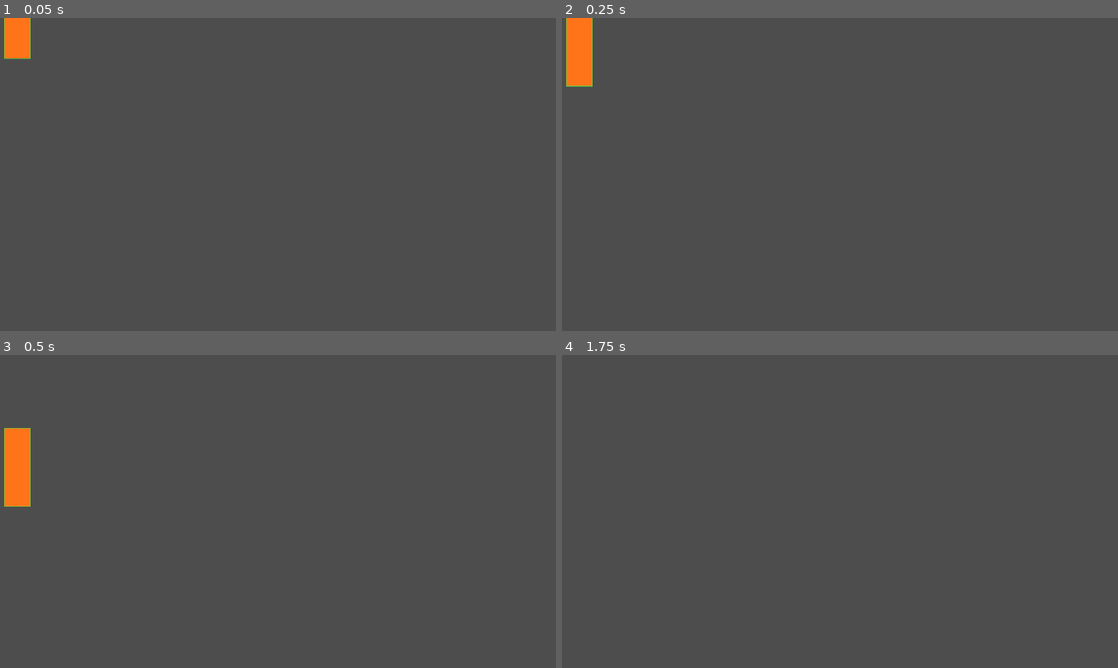
Above: before the commit, frames 1-4 (two rows, left to right).
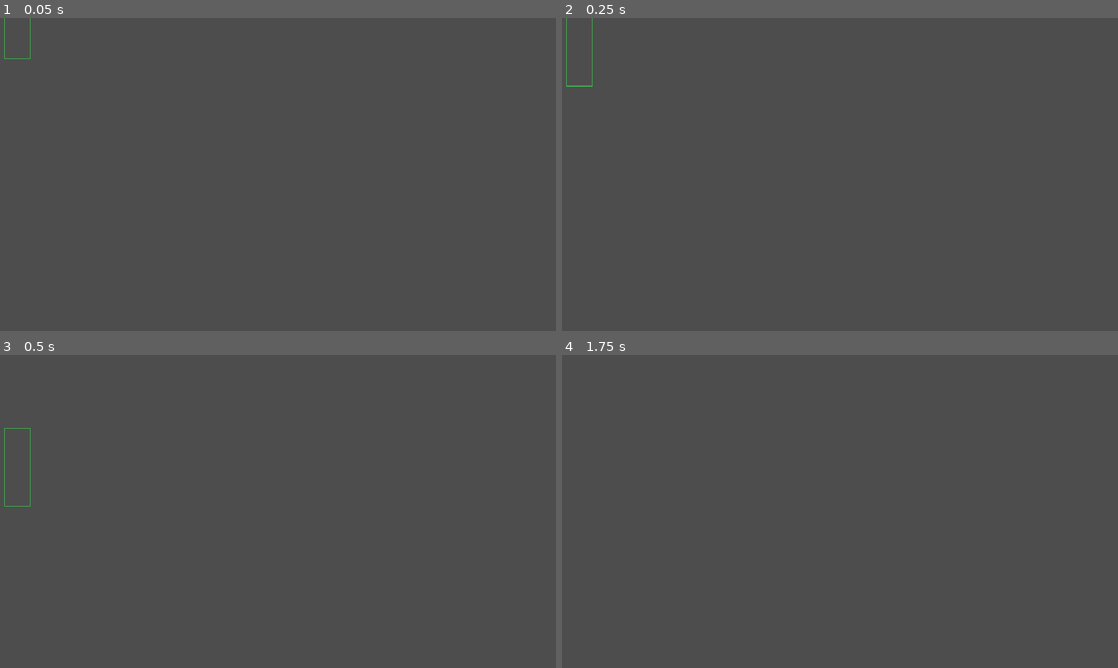
Above: after the commit, the same moments.

Repository: bthoreau88/these-handz
Game: Godot game, scene res://scenes/fighters/SolTigre.tscn
The game is run twice, just before and just after one commit, with the same random seed, the same clock (stepped at 60 frames per second) and the same inputs. This scene is started directly instead of the project's main scene.
Inputs (mouse positions are in pixels of both pictures, inside the frame that each line leads up to):
- Up to frame 1 (0.05 s): no input
- Up to frame 2 (0.25 s): no input
- Up to frame 3 (0.5 s): no input
- Up to frame 4 (1.75 s): tap Enter at 0.5 s; move the mouse to (962, 495) at 0.52 s; hold D 0.53-1.25 s; tap Z at 0.6 s; click (962, 495) at 0.67 s; tap Space at 1.25 s; drag from (728, 527) to (812, 574) at 1.27 s

The runs differ from the first frame. In frame 1, 0.6% of the frame differs, in the area x 0-6%, y 0-13%; in frame 2, 1.0%; in frame 3, 1.2%, in the area x 0-6%, y 23-49%; in frame 4, nothing differs.
Error after the commit: Parse Error: The function signature doesn't match the parent. Parent signature is "_set(StringName, Variant) -> bool". (res://scripts/visual/FighterVisual.gd:1…

Commit message:
Animation layer: puppet-rigged Sol Tigre + art-direction doc
Proves the chosen "puppet-rigged HD anime" pipeline end to end.
scripts/visual/FighterVisual.gd builds a jointed placeholder puppet
(Polygon2D limbs) at runtime and poses it every frame off the fighter's
FightState: idle bob, walk stride, punch wind-up/thrust/recover synced to
attack phase, block/parry guards, KO topple. Reads the parent only through
new public getters (get_attack_name/get_attack_phase) so sim and visuals
stay decoupled. Sol Tigre's scene now uses it in place of the flat
rectangle (vertical slice; other 7 keep placeholders until the pipeline
is cloned). ART_DIRECTION.md documents this path plus the pixel-art,
3D-cel, and 3D-render-to-2D alternatives and how each wires into the
existing FightState + frame data.

Co-Authored-By: Claude Fable 5 <noreply@anthropic.com>
Claude-Session: https://claude.ai/code/session_01L3nrc6yE1QTsUbT3ZWpJao

Diff:
--- a/scenes/fighters/SolTigre.tscn
+++ b/scenes/fighters/SolTigre.tscn
@@ -1,6 +1,7 @@
-[gd_scene load_steps=3 format=3]
+[gd_scene load_steps=4 format=3]
 
 [ext_resource type="Script" path="res://scripts/characters/SolTigre.gd" id="1_fighter"]
+[ext_resource type="Script" path="res://scripts/visual/FighterVisual.gd" id="2_visual"]
 
 [sub_resource type="RectangleShape2D" id="body_shape"]
 size = Vector2(60, 180)
@@ -11,9 +12,5 @@
 [node name="CollisionShape2D" type="CollisionShape2D" parent="."]
 shape = SubResource("body_shape")
 
-[node name="Placeholder" type="ColorRect" parent="."]
-offset_left = -30.0
-offset_top = -90.0
-offset_right = 30.0
-offset_bottom = 90.0
-color = Color(1, 0.45, 0.1, 1)
+[node name="FighterVisual" type="Node2D" parent="."]
+script = ExtResource("2_visual")
--- a/scripts/characters/CharacterBase.gd
+++ b/scripts/characters/CharacterBase.gd
@@ -180,6 +180,17 @@
 	return state == FightState.IDLE
 
 
+# --- Read-outs for the visual layer (FighterVisual.gd) -----------------------
+# The animation puppet reads these so it can pose to the current move without
+# reaching into private state (keeps the sim and the visuals decoupled).
+func get_attack_name() -> String:
+	return _attack_name
+
+
+func get_attack_phase() -> String:
+	return _attack_phase
+
+
 func _handle_swipe(dir: String) -> void:
 	var forward := "right" if facing == 1 else "left"
 	if dir == forward:
--- /dev/null
+++ b/scripts/visual/FighterVisual.gd
@@ -0,0 +1,196 @@
+# =============================================================================
+# FighterVisual.gd — a placeholder ANIMATION PUPPET for one fighter.
+#
+# This is the vertical-slice proof of the "puppet-rigged HD anime" pipeline
+# (see ART_DIRECTION.md). It builds a crude jointed figure out of Polygon2D
+# limbs at runtime and poses those limbs every frame based on the fighter's
+# FightState — so the fighter bobs when idle, strides when walking, winds up
+# and throws a punch on attacks, guards when blocking, and topples on KO.
+#
+# WHY THIS MATTERS: nothing here is the real art. It's the RIG. When you draw
+# Sol Tigre's body parts in Krita and export them as PNGs, you swap each
+# Polygon2D for a Sprite2D of the matching part and keep this exact posing
+# code — the joints, timing, and state hookup are already done. The gray
+# rectangle is gone; a moving skeleton stands in its place, waiting for skin.
+#
+# Godot notes:
+#  - Polygon2D is a Node2D, so it has position/rotation; rotating it spins its
+#    shape about its own origin. We place each limb's origin AT its joint
+#    (shoulder, hip) and draw the limb hanging down from there, so rotating the
+#    node swings the limb naturally.
+#  - Children draw in order, so back limbs are added first (behind the torso)
+#    and front limbs last (in front) — cheap depth.
+#  - We read the parent through the public CharacterBase API only (Rule 2 in
+#    spirit): state, facing, velocity, get_attack_phase(). No private pokes.
+# =============================================================================
+class_name FighterVisual
+extends Node2D
+
+# Joint anchor points in local space (origin = fighter center; +y is down,
+# body is ~180 tall so top ≈ -90, feet ≈ +90).
+const HIP_Y := 30.0
+const SHOULDER_Y := -32.0
+
+# Body palette — overridable per fighter later. Defaults to Sol Tigre orange.
+@export var limb_color: Color = Color(0.85, 0.38, 0.08)
+@export var body_color: Color = Color(1.0, 0.45, 0.10)
+@export var head_color: Color = Color(1.0, 0.72, 0.45)
+
+var _fighter: CharacterBase
+var _front_arm: Polygon2D
+var _back_arm: Polygon2D
+var _front_leg: Polygon2D
+var _back_leg: Polygon2D
+var _torso: Polygon2D
+var _head: Polygon2D
+var _time: float = 0.0
+
+
+func _ready() -> void:
+	var parent := get_parent()
+	if parent is CharacterBase:
+		_fighter = parent
+
+	# Back limbs first (drawn behind the torso), then torso/head, then front.
+	_back_arm = _make_limb(Vector2(-8.0, SHOULDER_Y), _rect(10.0, 48.0), limb_color.darkened(0.25))
+	_back_leg = _make_limb(Vector2(-5.0, HIP_Y), _rect(12.0, 60.0), limb_color.darkened(0.25))
+	_torso = _make_limb(Vector2(0.0, HIP_Y), _torso_points(), body_color)
+	_head = _make_limb(Vector2(0.0, SHOULDER_Y - 6.0), _head_points(), head_color)
+	_front_leg = _make_limb(Vector2(5.0, HIP_Y), _rect(13.0, 62.0), limb_color)
+	_front_arm = _make_limb(Vector2(9.0, SHOULDER_Y), _rect(11.0, 50.0), limb_color)
+
+
+func _process(delta: float) -> void:
+	_time += delta
+	if _fighter == null:
+		return
+
+	# Mirror the whole puppet to face the opponent.
+	scale.x = 1.0 if _fighter.facing >= 0 else -1.0
+
+	match _fighter.state:
+		CharacterBase.FightState.KO:
+			_pose_ko(delta)
+		CharacterBase.FightState.ATTACKING:
+			_pose_attack(delta)
+		CharacterBase.FightState.BLOCKING:
+			_pose_block(delta)
+		CharacterBase.FightState.PARRYING:
+			_pose_parry(delta)
+		CharacterBase.FightState.HITSTUN:
+			_pose_hitstun(delta)
+		_:
+			if absf(_fighter.velocity.x) > 20.0:
+				_pose_walk(delta)
+			else:
+				_pose_idle(delta)
+
+
+# --- Poses ------------------------------------------------------------------
+func _pose_idle(delta: float) -> void:
+	rotation = _approach(rotation, 0.0, delta, 12.0)
+	position.y = sin(_time * 3.0) * 2.0
+	var sway := sin(_time * 3.0) * 4.0
+	_set(_front_arm, 6.0 + sway, delta)
+	_set(_back_arm, -6.0 - sway, delta)
+	_set(_front_leg, 0.0, delta)
+	_set(_back_leg, 0.0, delta)
+	_set(_torso, 0.0, delta)
+
+
+func _pose_walk(delta: float) -> void:
+	rotation = _approach(rotation, 0.0, delta, 12.0)
+	position.y = absf(sin(_time * 10.0)) * -3.0
+	var swing := sin(_time * 10.0) * 28.0
+	_set(_front_leg, swing, delta, 20.0)
+	_set(_back_leg, -swing, delta, 20.0)
+	_set(_front_arm, -swing * 0.6, delta, 20.0)
+	_set(_back_arm, swing * 0.6, delta, 20.0)
+	_set(_torso, 4.0, delta)
+
+
+func _pose_attack(delta: float) -> void:
+	position.y = _approach(position.y, 0.0, delta, 20.0)
+	# The punch arc follows the real frame data: wind back on startup, thrust
+	# on the active frames, recover home. -90 deg points the arm forward.
+	var target := 6.0
+	match _fighter.get_attack_phase():
+		"startup":
+			target = 45.0     # cock the fist back
+		"active":
+			target = -98.0    # full extension toward the opponent
+		"recovery":
+			target = -30.0    # pulling back in
+	_set(_front_arm, target, delta, 26.0)
+	_set(_back_arm, 10.0, delta)
+	_set(_torso, -6.0, delta)
+	_set(_front_leg, -8.0, delta)
+	_set(_back_leg, 6.0, delta)
+
+
+func _pose_block(delta: float) -> void:
+	_set(_front_arm, -75.0, delta, 22.0)
+	_set(_back_arm, -60.0, delta, 22.0)
+	_set(_torso, -8.0, delta)
+	_set(_front_leg, -6.0, delta)
+	_set(_back_leg, 4.0, delta)
+
+
+func _pose_parry(delta: float) -> void:
+	_set(_front_arm, -115.0, delta, 26.0)
+	_set(_back_arm, -70.0, delta, 26.0)
+	_set(_torso, 4.0, delta)
+
+
+func _pose_hitstun(delta: float) -> void:
+	rotation = _approach(rotation, deg_to_rad(10.0), delta, 16.0)
+	_set(_front_arm, 40.0, delta, 18.0)
+	_set(_back_arm, 55.0, delta, 18.0)
+	_set(_torso, 10.0, delta)
+
+
+func _pose_ko(delta: float) -> void:
+	# Topple backward onto the floor.
+	rotation = _approach(rotation, deg_to_rad(-82.0), delta, 8.0)
+	_set(_front_arm, 30.0, delta, 8.0)
+	_set(_back_arm, -30.0, delta, 8.0)
+
+
+# --- Helpers ----------------------------------------------------------------
+# Lerp a limb's rotation (in degrees) toward a target, framerate-independent.
+func _set(limb: Polygon2D, target_deg: float, delta: float, speed: float = 14.0) -> void:
+	limb.rotation = _approach(limb.rotation, deg_to_rad(target_deg), delta, speed)
+
+
+func _approach(current: float, target: float, delta: float, speed: float) -> float:
+	return lerp(current, target, clampf(delta * speed, 0.0, 1.0))
+
+
+func _make_limb(joint: Vector2, points: PackedVector2Array, color: Color) -> Polygon2D:
+	var limb := Polygon2D.new()
+	limb.polygon = points
+	limb.color = color
+	limb.position = joint
+	add_child(limb)
+	return limb
+
+
+# A limb rectangle of the given half-width, hanging DOWN from the joint (0,0).
+func _rect(half_w: float, length: float) -> PackedVector2Array:
+	return PackedVector2Array([
+		Vector2(-half_w, 0.0), Vector2(half_w, 0.0),
+		Vector2(half_w * 0.8, length), Vector2(-half_w * 0.8, length)])
+
+
+# Torso tapers UP from the hip to the shoulders.
+func _torso_points() -> PackedVector2Array:
+	return PackedVector2Array([
+		Vector2(-14.0, 0.0), Vector2(14.0, 0.0),
+		Vector2(12.0, SHOULDER_Y - HIP_Y), Vector2(-12.0, SHOULDER_Y - HIP_Y)])
+
+
+# Head box sits above the shoulders.
+func _head_points() -> PackedVector2Array:
+	return PackedVector2Array([
+		Vector2(-15.0, -10.0), Vector2(15.0, -10.0),
+		Vector2(15.0, -42.0), Vector2(-15.0, -42.0)])
Not shown, added: ART_DIRECTION.md
Not shown, changed: README.md
Not shown, changed: ROADMAP.md
